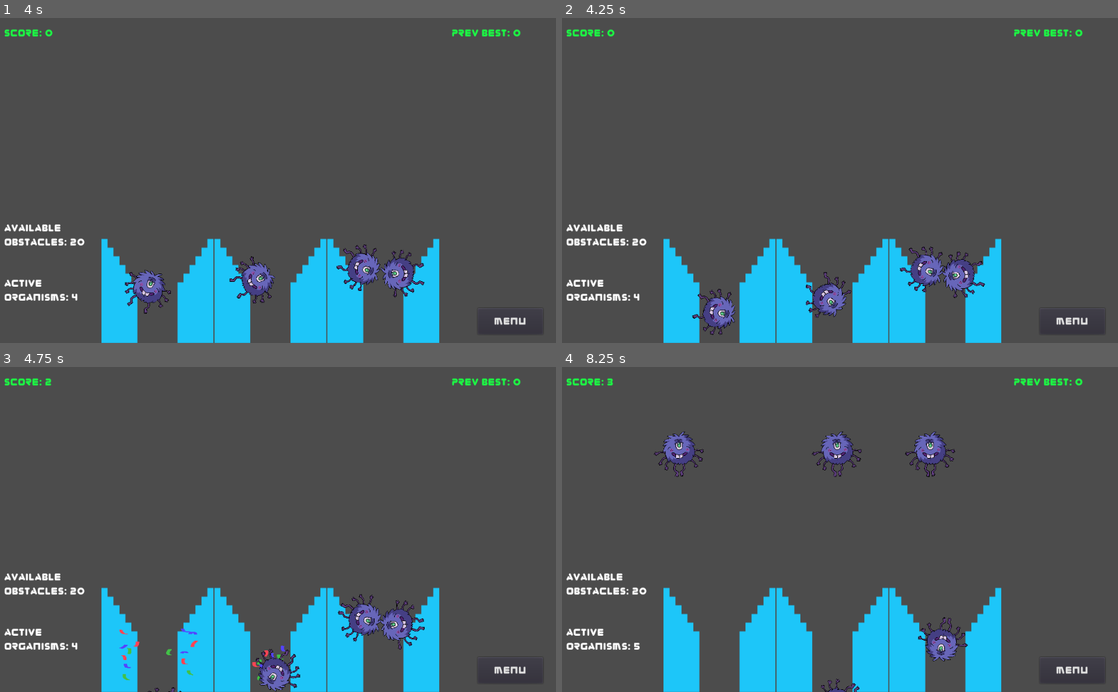
Above: before the commit, frames 1-4 (two rows, left to right).
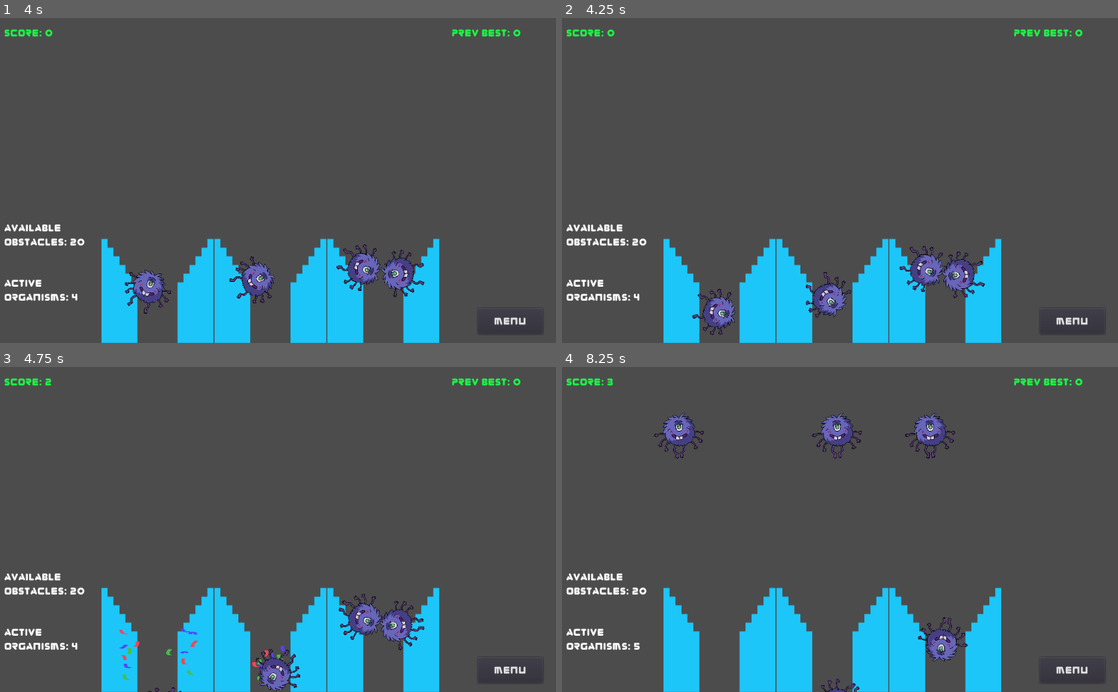
Above: after the commit, the same moments.

Repository: TreyDettmer/UP-Game-Jam-22
Game: Godot game, scene res://Scenes/MainMenu.tscn
Two runs of this game, one before a commit and one after it. Both use one fixed random seed, a clock stepped at 60 frames per second and the inputs below.
Inputs (mouse positions are in pixels of both pictures, inside the frame that each line leads up to):
- Up to frame 1 (4 s): click "Start!" at 0.5 s; move the mouse to (400, 164) at 1.27 s; click (400, 164) at 1.35 s; drag from (166, 196) to (266, 339) at 2.02 s; move the mouse to (333, 109) at 2.77 s; click (333, 109) at 2.85 s; drag from (250, 245) to (155, 339) at 3.52 s
- Up to frame 2 (4.25 s): no input
- Up to frame 3 (4.75 s): move the mouse to (444, 578) at 4.27 s; click (444, 578) at 4.35 s
- Up to frame 4 (8.25 s): drag from (673, 480) to (945, 688) at 5.02 s; move the mouse to (867, 529) at 5.77 s; click (867, 529) at 5.85 s; drag from (756, 448) to (728, 545) at 6.52 s; move the mouse to (962, 513) at 7.27 s; click (962, 513) at 7.35 s; drag from (728, 545) to (828, 688) at 8.02 s

Frame 1 is identical in both runs. In frame 2, 0.3% of the frame differs, in the area x 60-75%, y 70-85%; in frame 3, 0.7%; in frame 4, 2.6%, in the area x 16-71%, y 14-34%.
Error in both runs: Attempt to call function 'hide' in base 'null instance' on a null instance. (res://Scripts/MenuLayer.gd:13)

Commit message:
Update ScoreBucket.gd

Diff:
--- a/Project/Scripts/ScoreBucket.gd
+++ b/Project/Scripts/ScoreBucket.gd
@@ -1,6 +1,7 @@
 extends StaticBody2D
 
-signal organism_scored
+signal organism_scored(goodBucket)
+export var goodBucket = true
 
 func _ready():
 	$ConfettiAnimation.hide()
